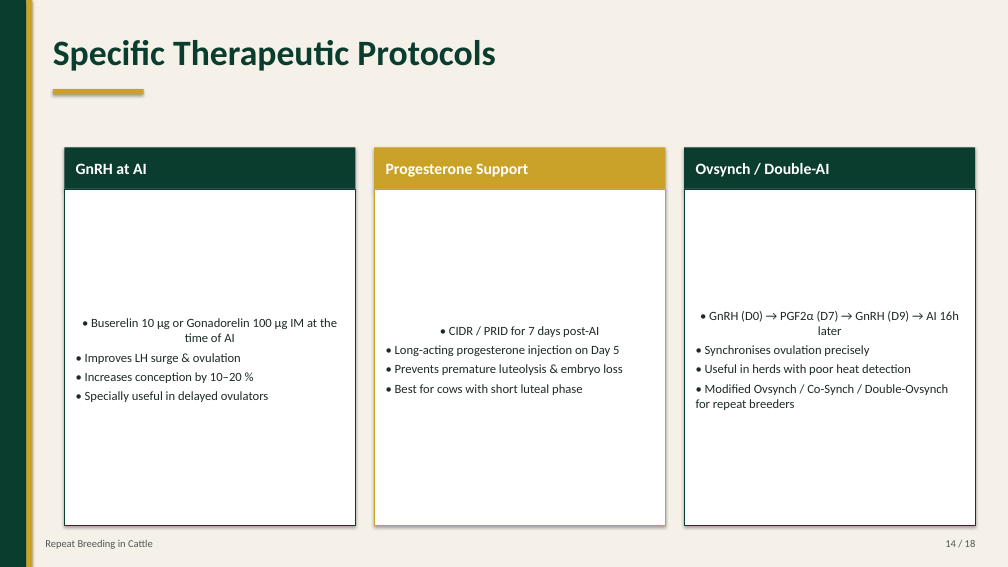
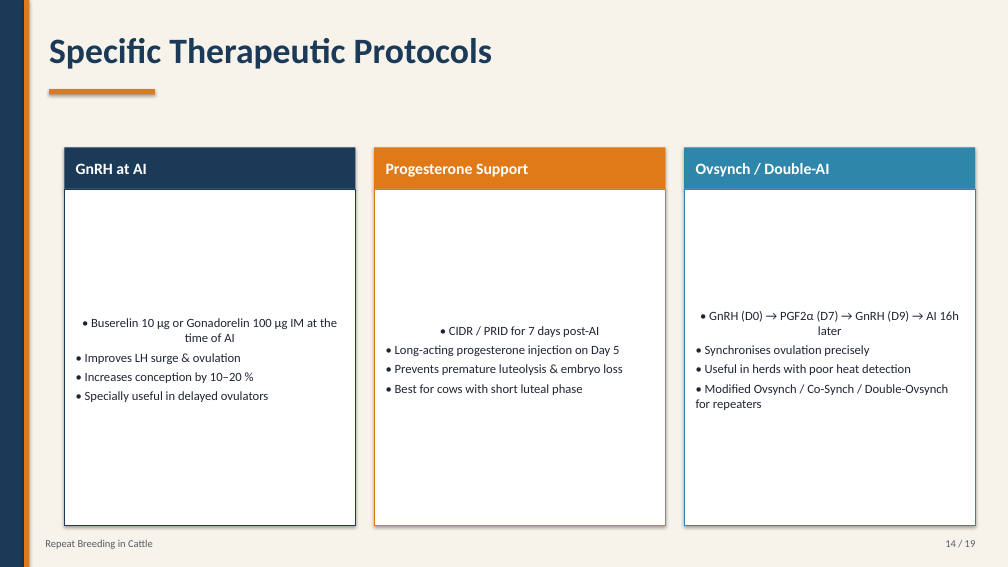
Before and after one commit to shumonlaskar9-cell/MAIN-KIRO, a slide deck: slide 14 of Repeat_Breeding.pptx. Drawn at 1008x567 pixels with LibreOffice and Linux fonts; fonts in the diff are those of the drawing. Boxes give left, top, right and bottom in pixels: in the first picture for what was removed or moved away, otherwise in the second. Text is boxed around its words. In the diff, an @@ line names an element or a change of style, - is before the commit and + after.

Commit message:
Refresh deck: navy/amber theme, 5 photos, buffalo-specific slide

```diff
--- a/Repeat_Breeding.pptx
+++ b/Repeat_Breeding.pptx
@@ rectangle at (x1=0, y1=0, x2=24, y2=567): fill #0B3D2E to #1B3A57 @@
@@ rectangle at (x1=0, y1=0, x2=1008, y2=567): fill #F5F1E8 to #F7F3EB @@
@@ rectangle moved from (x1=26, y1=0, x2=33, y2=567) to (x1=24, y1=0, x2=29, y2=567) @@
@@ text "Specific Therapeutic Protocols" at (x1=49, y1=38, x2=492, y2=69): text colour #0B3D2E to #1B3A57 @@
@@ fill #C9A227 to #E07A18 in 3 elements at (x1=374, y1=147, x2=665, y2=189), (x1=24, y1=0, x2=29, y2=567), (x1=49, y1=89, x2=155, y2=95) @@
@@ rectangle resized from (x1=53, y1=89, x2=144, y2=95) to (x1=49, y1=89, x2=155, y2=95) @@
@@ rectangle "GnRH at AI" at (x1=64, y1=147, x2=355, y2=189): fill #0B3D2E to #1B3A57 @@
@@ rectangle "Ovsynch / Double-AI" at (x1=684, y1=147, x2=975, y2=189): fill #0B3D2E to #2E86AB @@
@@ rectangle "• Buserelin 10 µg or ..." at (x1=64, y1=189, x2=355, y2=526): text colour #1F2A24 to #1F2533; outline #0B3D2E 0.75 pt to #1B3A57 0.75 pt @@
@@ rectangle "• CIDR / PRID for ..." at (x1=374, y1=189, x2=665, y2=526): text colour #1F2A24 to #1F2533; outline #C9A227 0.75 pt to #E07A18 0.75 pt @@
@@ rectangle "• GnRH (D0) → PGF2α ..." at (x1=684, y1=189, x2=975, y2=526): outline #0B3D2E 0.75 pt to #2E86AB 0.75 pt @@
@@ text in rectangle at (x1=705, y1=311, x2=959, y2=375): text colour #1F2A24 to #1F2533 in "• GnRH (D0) → PGF2α (D7) → ...", "• Synchronises ovulation precisely", "• Useful in herds with poor heat ..." @@
@@ text in rectangle at (x1=696, y1=384, x2=948, y2=410): text changed; text colour #1F2A24 to #1F2533 @@
-• Modified Ovsynch / Co-Synch / Double-Ovsynch for repeat breeders
+• Modified Ovsynch / Co-Synch / Double-Ovsynch for repeaters
@@ text "Repeat Breeding in Cattle" at (x1=45, y1=540, x2=153, y2=549): text colour #555555 to #555C66 @@
@@ text at (x1=945, y1=540, x2=976, y2=547): text changed; text colour #555555 to #555C66 @@
-14 / 18
+14 / 19
```
Also in this commit, not shown: 17 other slides changed, 1 slide added, 6 other files.
